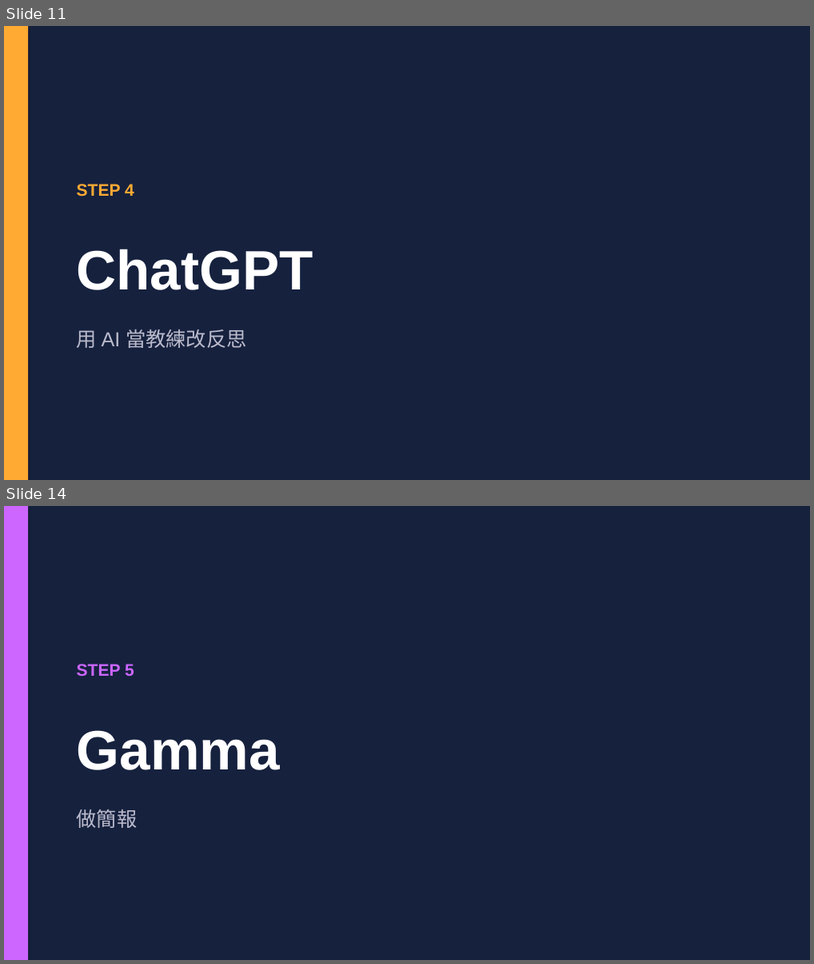
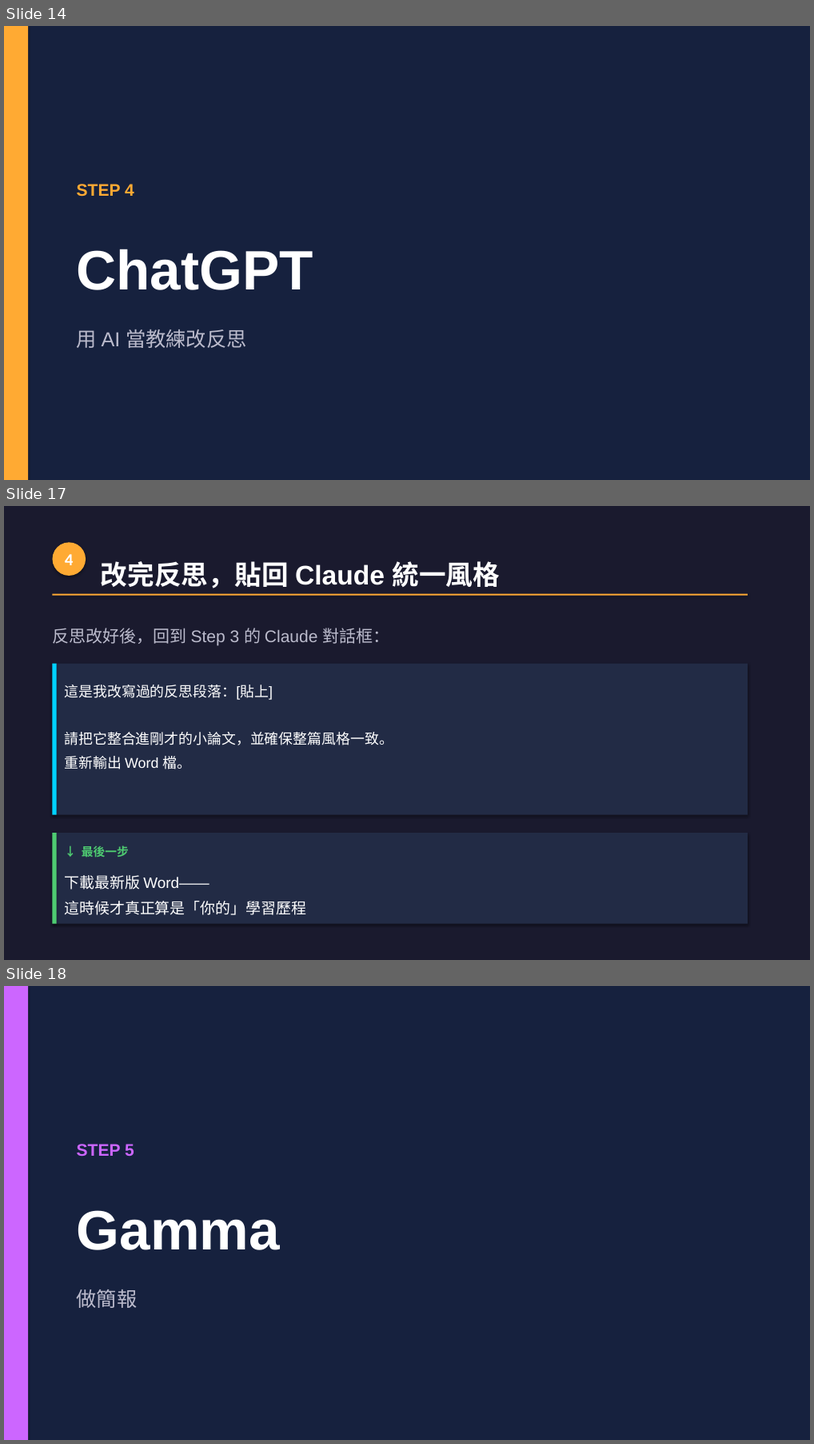
Before and after one commit to letranger/2026-04-30-AI-work, a slide deck: 和AI作朋友-工作坊簡報.pptx. Shown one above the other, each under a label of ours: slides 11 and 14 before the commit, slides 14, 17 and 18 after it; the slides between them are not shown. The pictures are 814x964 and 814x1444 pixels, drawn with LibreOffice and Linux fonts; fonts in the diff are those of the drawing. Boxes give left, top, right and bottom in pixels: in the first picture for what was removed or moved away, otherwise in the second. Text is boxed around its words. In the diff, an @@ line names an element or a change of style, - is before the commit and + after.

```diff
--- a/和AI作朋友-工作坊簡報.pptx
+++ b/和AI作朋友-工作坊簡報.pptx
@@ slide 17 added at [4, 506, 810, 960], background #1A1A2E @@
@@ ellipse added at [52, 542, 86, 576], fill #FFAA33, 20 pt, text #FFFFFF, bold @@
+4
@@ text added at [101, 561, 500, 588], 32 pt, text #FFFFFF, bold @@
+改完反思，貼回 Claude 統一風格
@@ rectangle added at [52, 594, 748, 596], fill #FFAA33 @@
@@ text added at [52, 628, 390, 646], 20 pt, text #BBBBCC @@
+反思改好後，回到 Step 3 的 Claude 對話框：
@@ rectangle added at [52, 664, 748, 815], fill #222B45 @@
@@ rectangle added at [52, 664, 57, 815], fill #00D2FF @@
@@ text added at [65, 684, 394, 769], 17 pt, text #FFFFFF @@
+這是我改寫過的反思段落：[貼上]
+請把它整合進剛才的小論文，並確保整篇風格一致。
+重新輸出 Word 檔。
@@ rectangle added at [52, 832, 748, 924], fill #222B45 @@
@@ rectangle added at [52, 832, 57, 924], fill #4ECB71 @@
@@ text added at [82, 845, 129, 857], 14 pt, text #4ECB71, bold @@
+↓ 最後一步
@@ text added at [65, 875, 306, 915], 18 pt, text #FFFFFF @@
+下載最新版 Word——
+這時候才真正算是「你的」學習歷程
@@ what was slide 11 is now slide 14 @@
@@ what was slide 14 is now slide 18 @@
```
Also in this commit, not shown: 17 slides changed, 11 other slides added, 2 slides removed, 1 other file.
